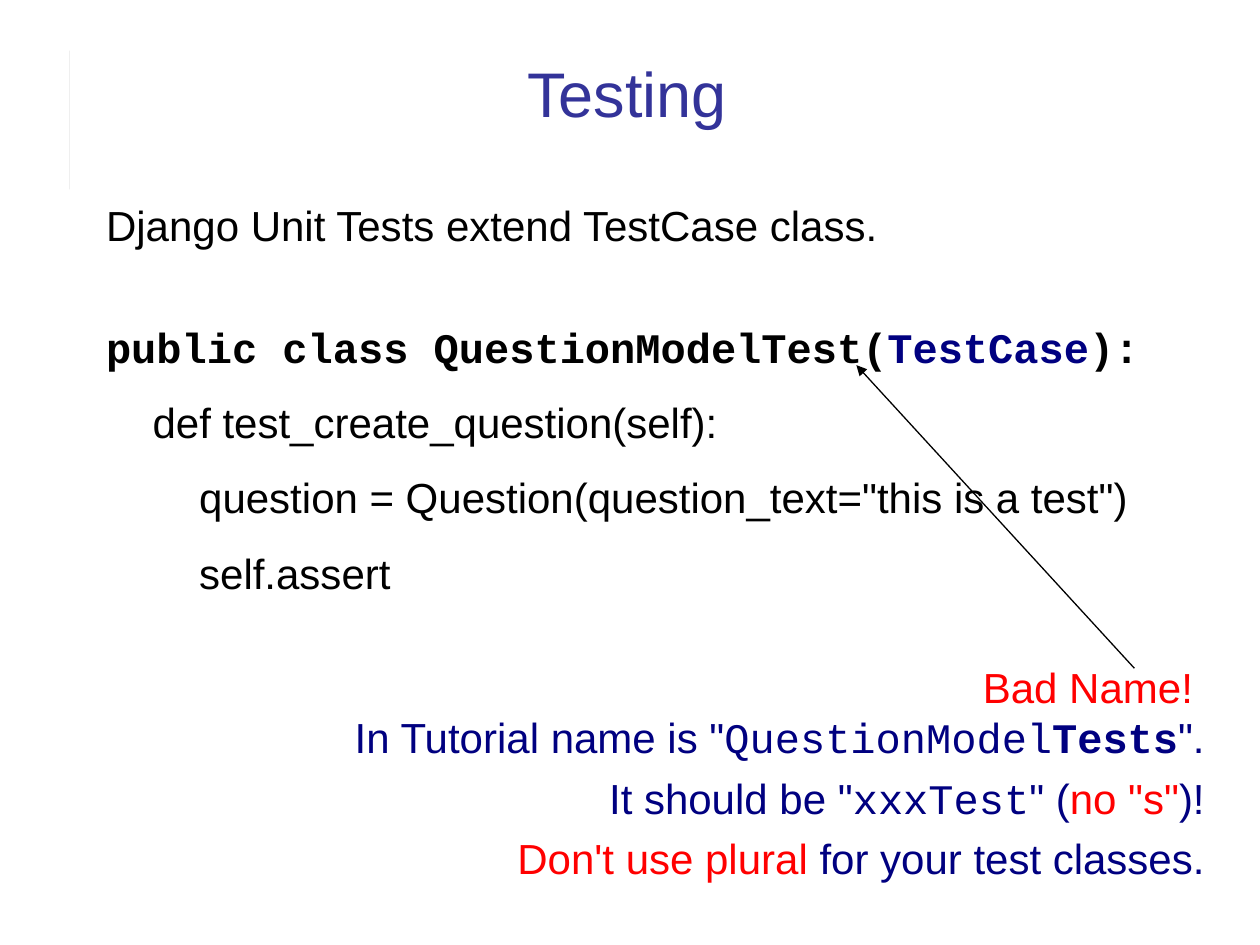
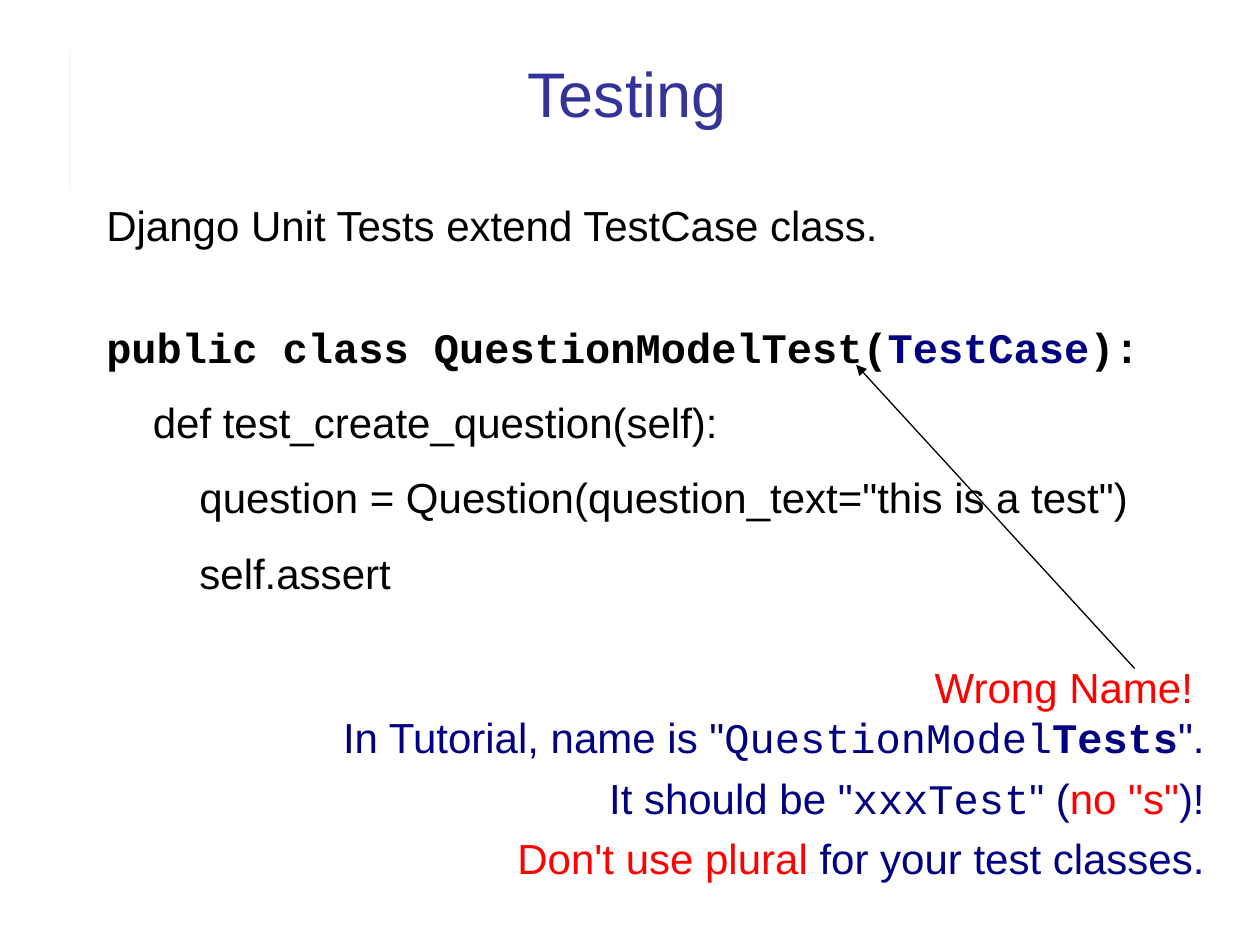
Before and after one commit to cpske/ISP, a slide deck: slide 22 of web/Django-review-1.ppt (slide 21 before the commit). Drawn at 1260x945 pixels with LibreOffice and Linux fonts; fonts in the diff are those of the drawing. Boxes give left, top, right and bottom in pixels: in the first picture for what was removed or moved away, otherwise in the second. Text is boxed around its words. In the diff, an @@ line names an element or a change of style, - is before the commit and + after.

```diff
--- a/web/Django-review-1.ppt
+++ b/web/Django-review-1.ppt
@@ text at (x1=343, y1=674, x2=1204, y2=761): text changed @@
-Bad Name!
-In Tutorial name is "QuestionModelTests".
+Wrong Name!
+In Tutorial, name is "QuestionModelTests".
```
Also in this commit, not shown: 8 other slides changed, 1 slide added, 7 other files.
